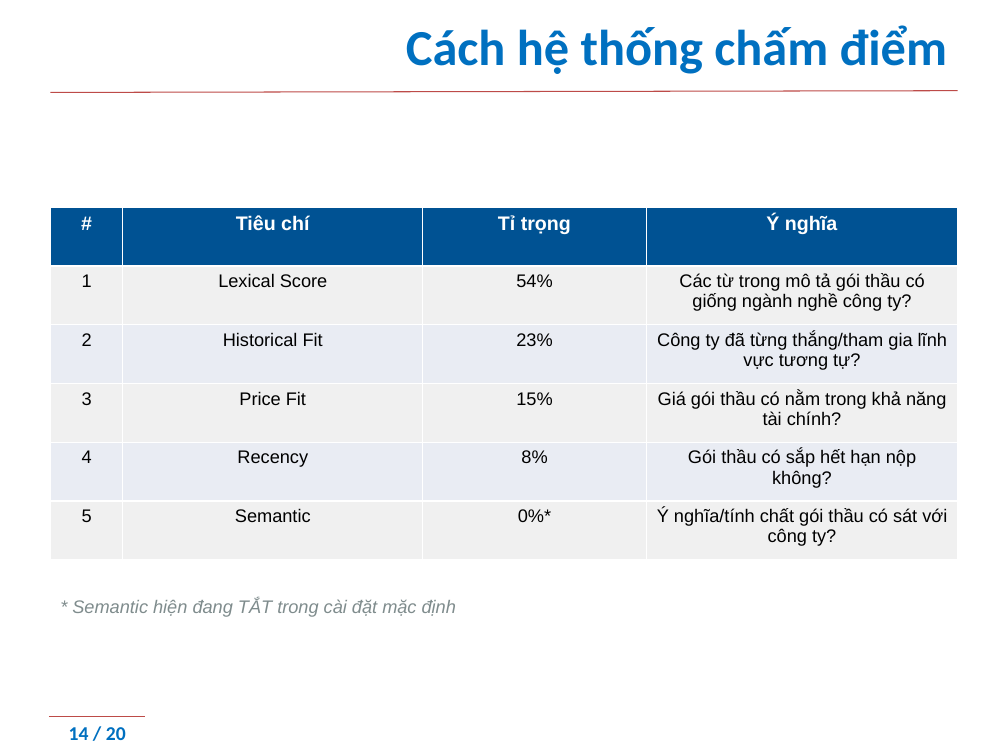
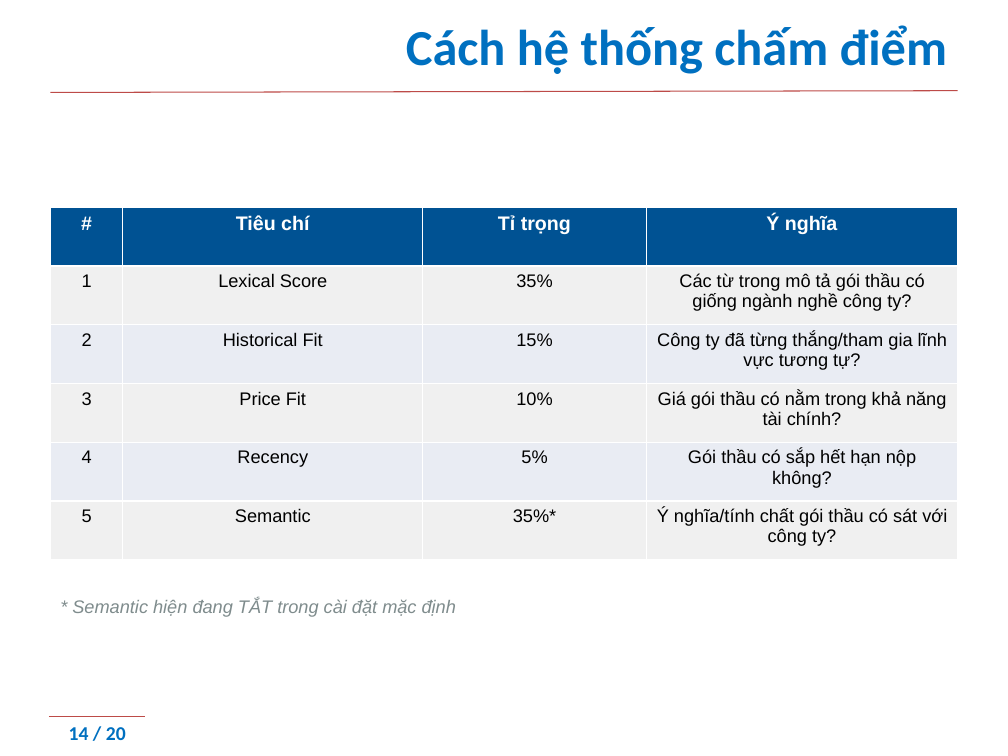
Before and after one commit to minhnc9504/DAUTHAU, a slide deck: slide 14 of Project Presentation Final.pptx. Drawn at 1008x756 pixels with LibreOffice and Linux fonts; fonts in the diff are those of the drawing; background and template pictures are left out. Boxes give left, top, right and bottom in pixels: in the first picture for what was removed or moved away, otherwise in the second. Text is boxed around its words. In the diff, an @@ line names an element or a change of style, - is before the commit and + after.

```diff
--- a/Project Presentation Final.pptx
+++ b/Project Presentation Final.pptx
@@ table at bbox=[50, 208, 959, 560] @@
-row 2, column 3: 54%
+row 2, column 3: 35%
-row 3, column 3: 23%
+row 3, column 3: 15%
-row 4, column 3: 15%
+row 4, column 3: 10%
-row 5, column 3: 8%
+row 5, column 3: 5%
-row 6, column 3: 0%*
+row 6, column 3: 35%*
```
Also in this commit, not shown: 8 other slides changed, 1 slide added.
